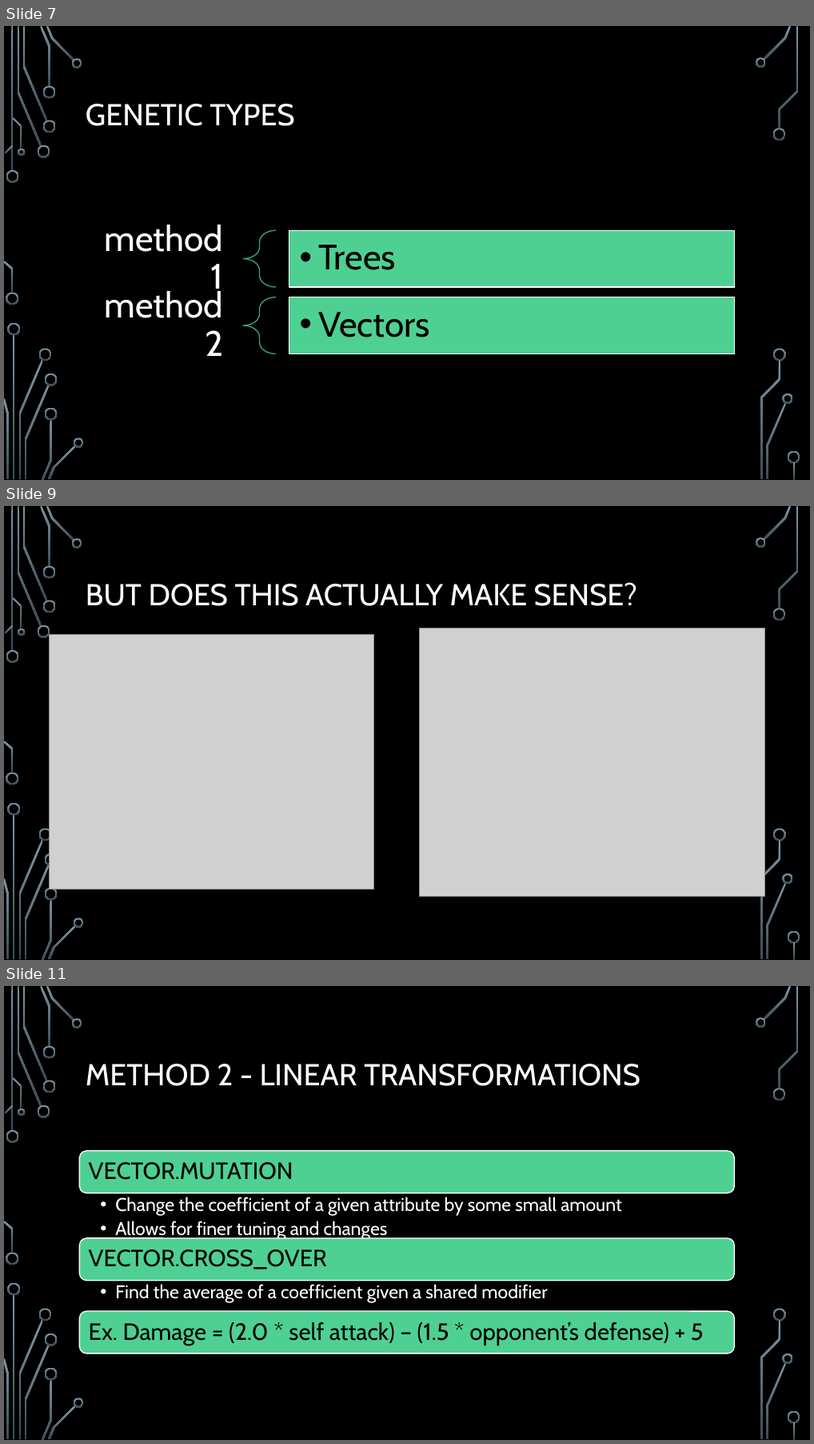
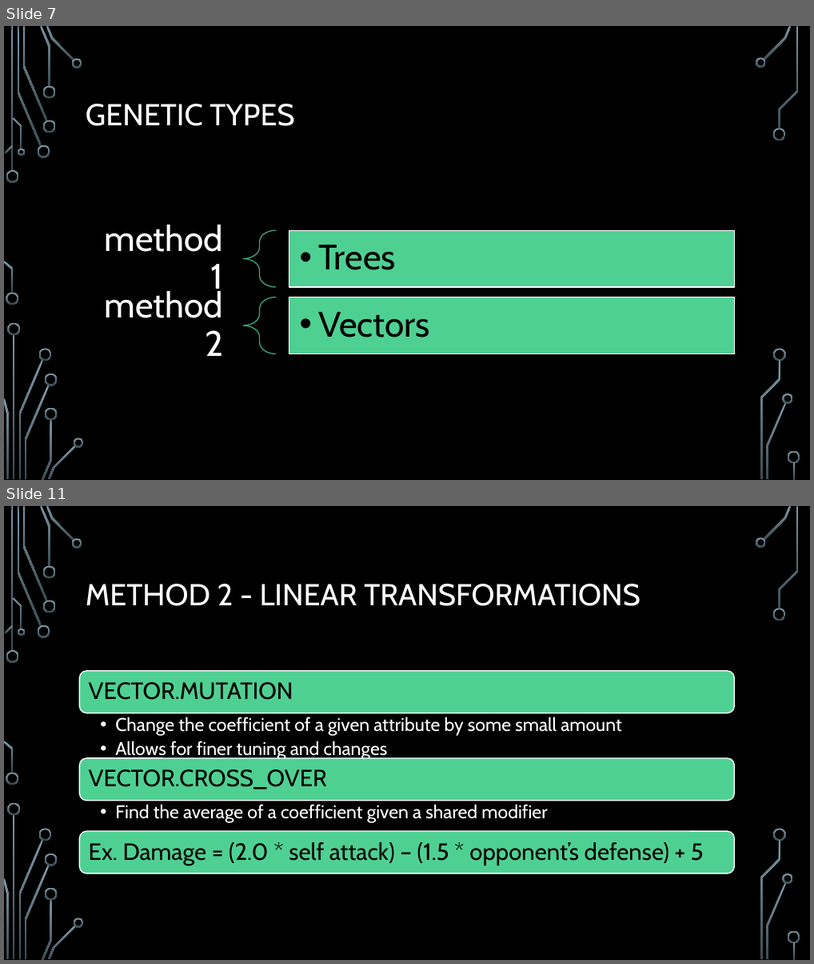
Before and after one commit to acbart/attribute-learning-system, a slide deck: presentation/Attribute Learning System Presentation.pptx. Shown one above the other, each under a label of ours: slides 7, 9 and 11 before the commit, slides 7 and 11 after it; the slides between them are not shown. The pictures are 814x1444 and 814x964 pixels, drawn with LibreOffice and Linux fonts; fonts in the diff are those of the drawing; grey boxes stand for pictures; background and template pictures are left out. Boxes give left, top, right and bottom in pixels: in the first picture for what was removed or moved away, otherwise in the second. Text is boxed around its words. In the diff, an @@ line names an element or a change of style, - is before the commit and + after.

```diff
--- a/presentation/Attribute Learning System Presentation.pptx
+++ b/presentation/Attribute Learning System Presentation.pptx
@@ slide 9 removed at (x1=4, y1=506, x2=810, y2=960), background picture (left out); not listed: 36 template elements that a slide beside it also shows @@
@@ title removed at (x1=86, y1=582, x2=638, y2=606) @@
-BUT DOES THIS ACTUALLY MAKE SENSE?
@@ picture removed at (x1=50, y1=634, x2=374, y2=889) @@
@@ picture removed at (x1=420, y1=628, x2=766, y2=896) @@
```
Also in this commit, not shown: 2 slides changed, 2 slides added.
